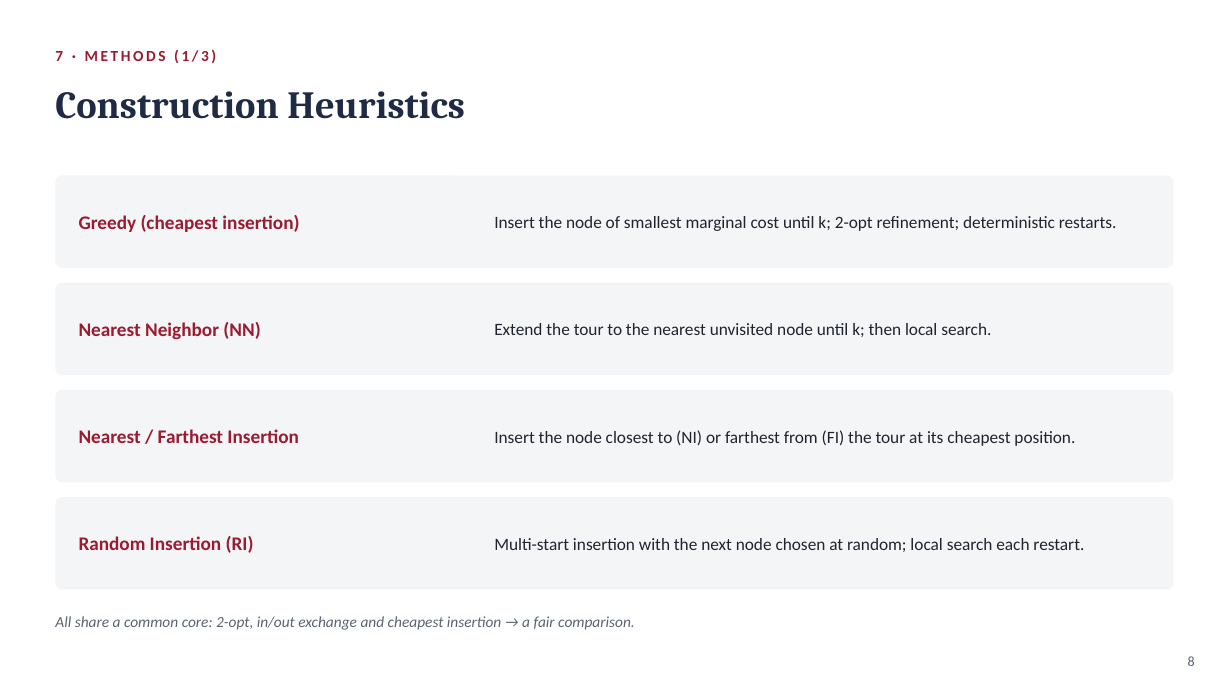
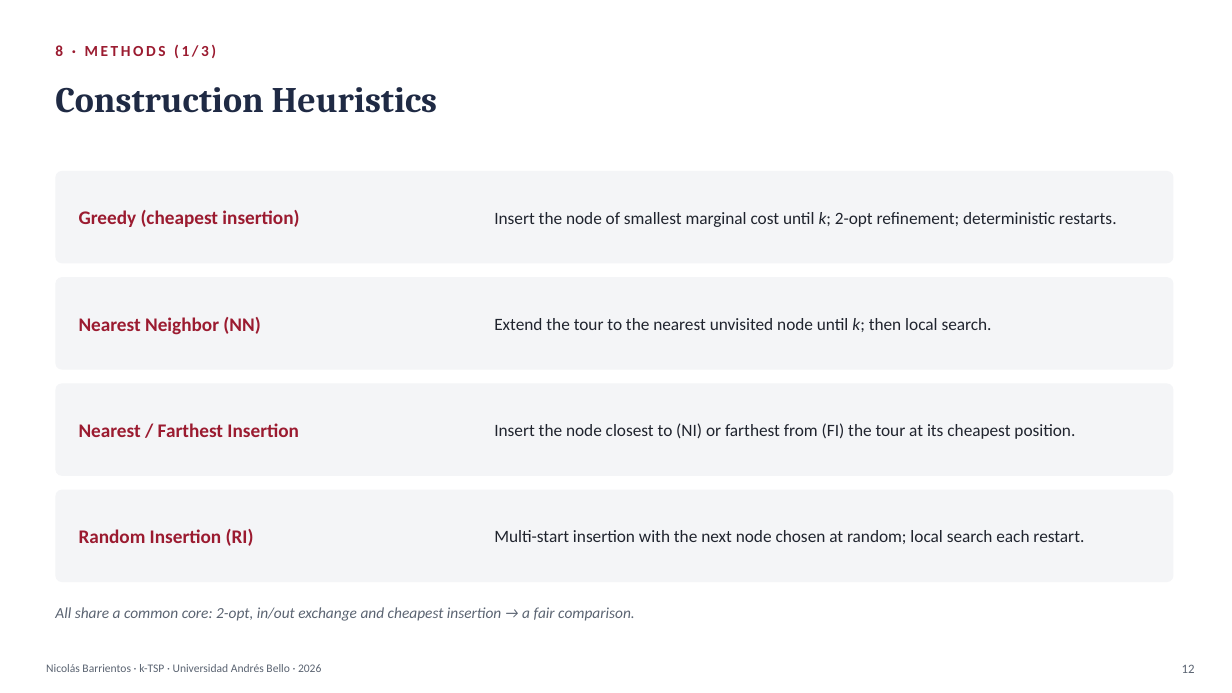
Before and after one commit to Nico8270/KTSP-Proyecto-de-Titulo, a slide deck: slide 12 of presentacion/presentacion_ktsp.pptx (slide 8 before the commit). Drawn at 1232x693 pixels with LibreOffice and Linux fonts; fonts in the diff are those of the drawing. Boxes give left, top, right and bottom in pixels: in the first picture for what was removed or moved away, otherwise in the second. Text is boxed around its words. In the diff, an @@ line names an element or a change of style, - is before the commit and + after.

```diff
--- a/presentacion/presentacion_ktsp.pptx
+++ b/presentacion/presentacion_ktsp.pptx
@@ text at <box>55,45,216,58</box>: text changed @@
-7 · METHODS (1/3)
+8 · METHODS (1/3)
@@ text "Construction Heuristics" at <box>55,87,438,113</box>: size 30 to 28 pt @@
@@ text "Insert the node of smallest ..." at <box>494,212,1117,227</box>: italic on in "k;" @@
@@ text "Extend the tour to the ..." at <box>494,318,992,332</box>: italic on in "k;" @@
@@ 6 texts, 4 rounded rectangles: place and size @@
-6 texts, 4 rounded rectangles at <box>55,176,1174,590</box>
+6 texts, 4 rounded rectangles at <box>55,171,1174,582</box>
@@ text "All share a common core: ...": place and size @@
-text "All share a common core: ..." at <box>55,616,635,630</box>
+text "All share a common core: ..." at <box>55,607,635,621</box>
@@ text removed at <box>1188,656,1195,666</box> @@
-8
@@ text added at <box>46,664,321,672</box>, 9 pt, text #5B6472 @@
+Nicolás Barrientos · k-TSP · Universidad Andrés Bello · 2026
@@ text added at <box>1182,664,1195,673</box>, 10 pt, text #5B6472 @@
+12
```
Also in this commit, not shown: 13 other slides changed, 4 slides added, 3 other files.
